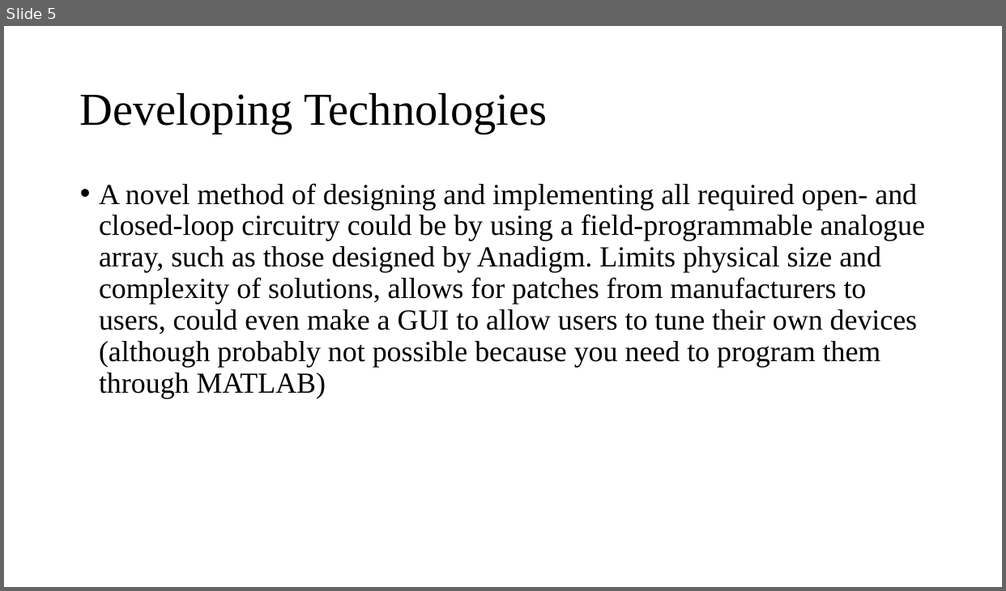
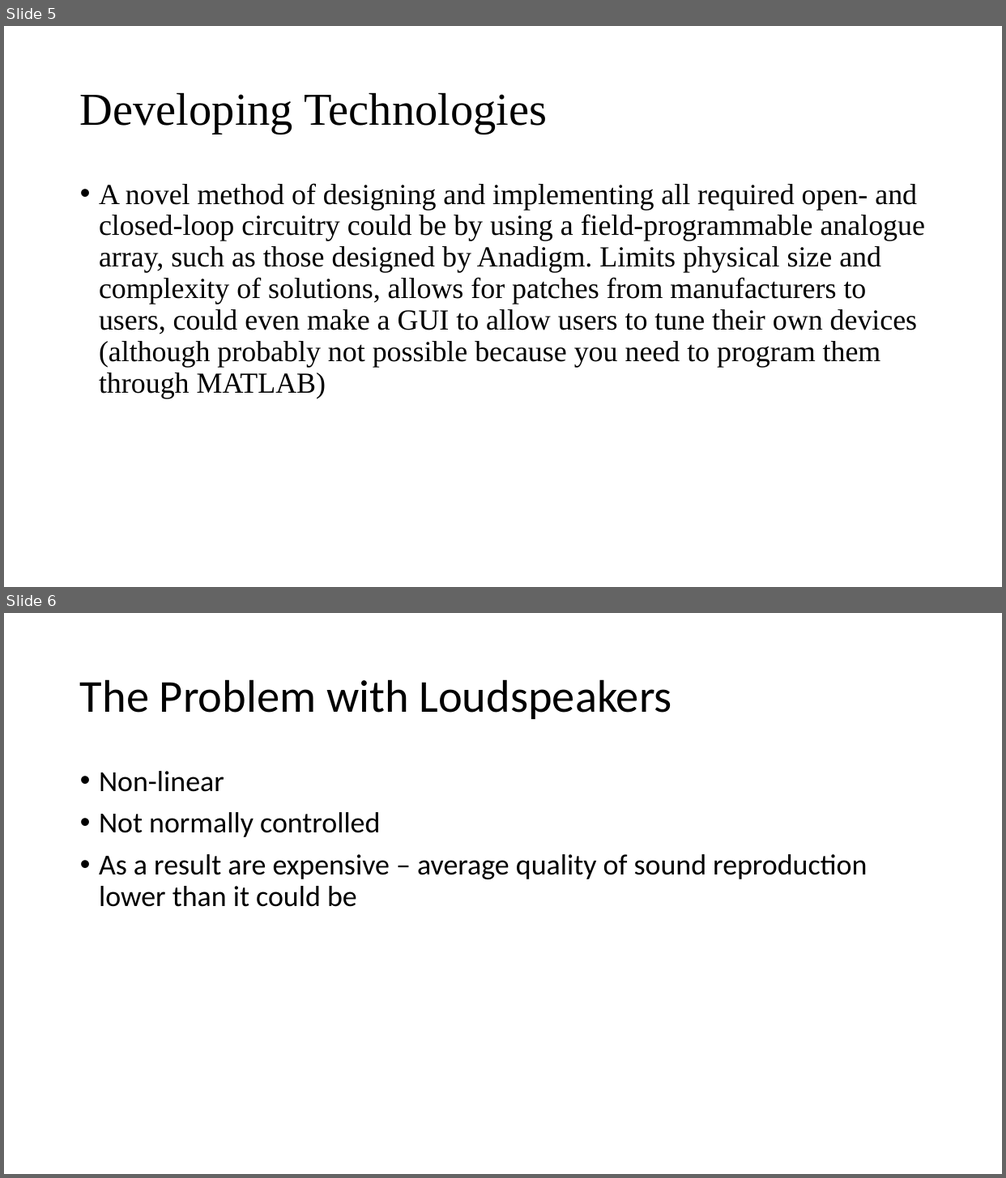
Before and after one commit to spez1998/3rd-year-project, a slide deck: Deliverables/2ndMarkerViva/viva_presentation.pptx. Shown one above the other, each under a label of ours: slide 5 before the commit, slides 5 and 6 after it. The pictures are 1006x591 and 1006x1178 pixels, drawn with LibreOffice and Linux fonts; fonts in the diff are those of the drawing. Boxes give left, top, right and bottom in pixels: in the first picture for what was removed or moved away, otherwise in the second. Text is boxed around its words. In the diff, an @@ line names an element or a change of style, - is before the commit and + after.

```diff
--- a/Deliverables/2ndMarkerViva/viva_presentation.pptx
+++ b/Deliverables/2ndMarkerViva/viva_presentation.pptx
@@ slide 6 added at [4, 613, 1002, 1174], background #FFFFFF @@
@@ title added at [80, 679, 672, 719], 44 pt, text #000000 @@
+The Problem with Loudspeakers
@@ text added at [99, 771, 867, 907], 28 pt, text #000000 @@
+• Non-linear
+• Not normally controlled
+• As a result are expensive – average quality of sound reproduction lower than it could be
```
Also in this commit, not shown: 4 other slides added, 1 other file.
